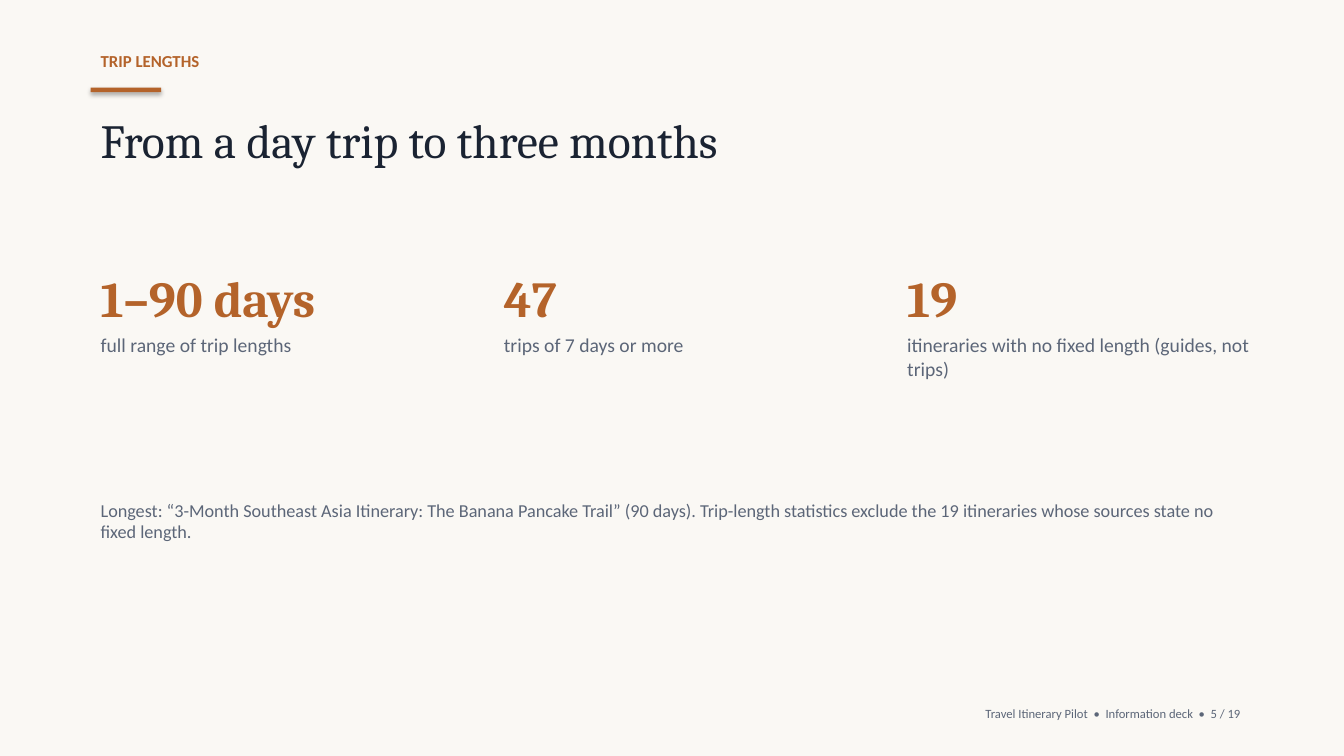
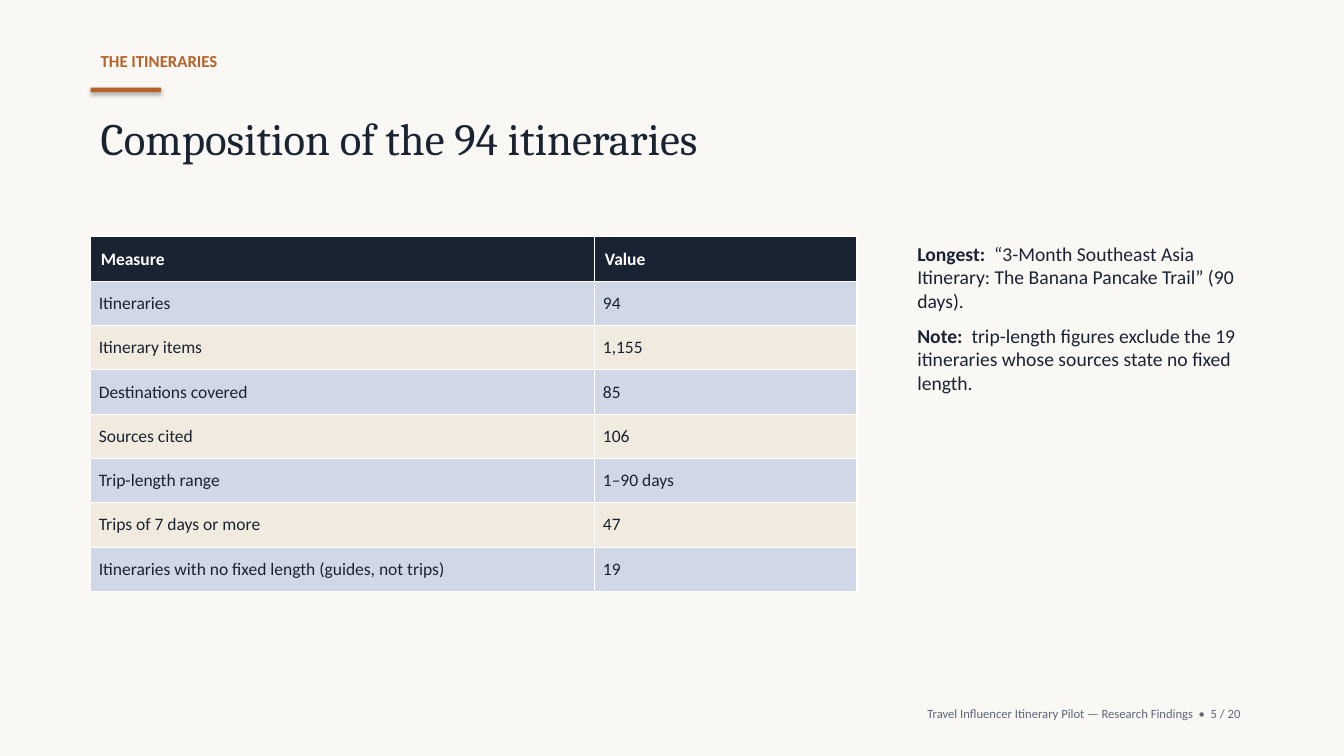
Before and after one commit to g-shankar/Influencers, a slide deck: slide 5 of deliverables/travel-itinerary-pilot-report.pptx. Drawn at 1344x756 pixels with LibreOffice and Linux fonts; fonts in the diff are those of the drawing. Boxes give left, top, right and bottom in pixels: in the first picture for what was removed or moved away, otherwise in the second. Text is boxed around its words. In the diff, an @@ line names an element or a change of style, - is before the commit and + after.

```diff
--- a/deliverables/travel-itinerary-pilot-report.pptx
+++ b/deliverables/travel-itinerary-pilot-report.pptx
@@ text at box(101, 56, 217, 67): text changed @@
-TRIP LENGTHS
+THE ITINERARIES
@@ text at box(101, 123, 698, 165): text changed; size 34 to 32 pt @@
-From a day trip to three months
+Composition of the 94 itineraries
@@ table added at box(91, 237, 857, 592), 8 rows, 2 columns @@
+Measure | Value
+Itineraries | 94
+Itinerary items | 1,155
+Destinations covered | 85
+Sources cited | 106
+Trip-length range | 1–90 days
+Trips of 7 days or more | 47
+Itineraries with no fixed length (guides, not trips) | 19
@@ text at box(917, 247, 1235, 394): text changed; size 13 to 14 pt; text colour #5C6678 to #1A2332 @@
-Longest: “3-Month Southeast Asia Itinerary: The Banana Pancake Trail” (90 days). Trip-length statistics exclude the 19 itineraries whose sources state no fixed length.
+Longest: “3-Month Southeast Asia Itinerary: The Banana Pancake Trail” (90 days).
+Note: trip-length figures exclude the 19 itineraries whose sources state no fixed length.
@@ text removed at box(101, 282, 315, 356) @@
-1–90 days
-full range of trip lengths
@@ text removed at box(504, 282, 683, 355) @@
-47
-trips of 7 days or more
@@ text removed at box(907, 283, 1249, 379) @@
-19
-itineraries with no fixed length (guides, not trips)
@@ text at box(927, 709, 1241, 720): text changed @@
-Travel Itinerary Pilot • Information deck • 5 / 19
+Travel Influencer Itinerary Pilot — Research Findings • 5 / 20
```
Also in this commit, not shown: 4 other slides changed, 5 slides added, 4 slides removed, 1 other file.
